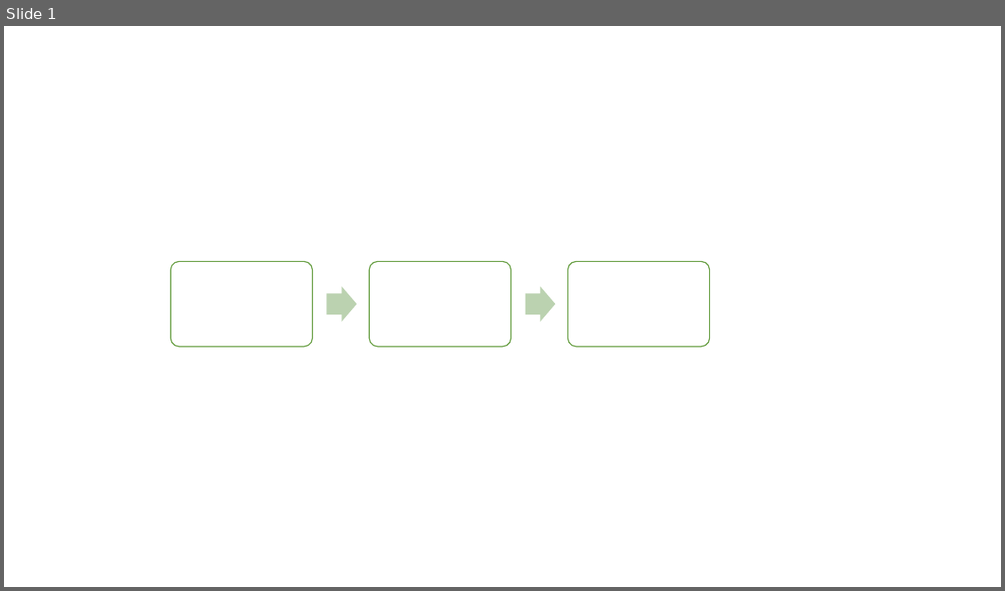
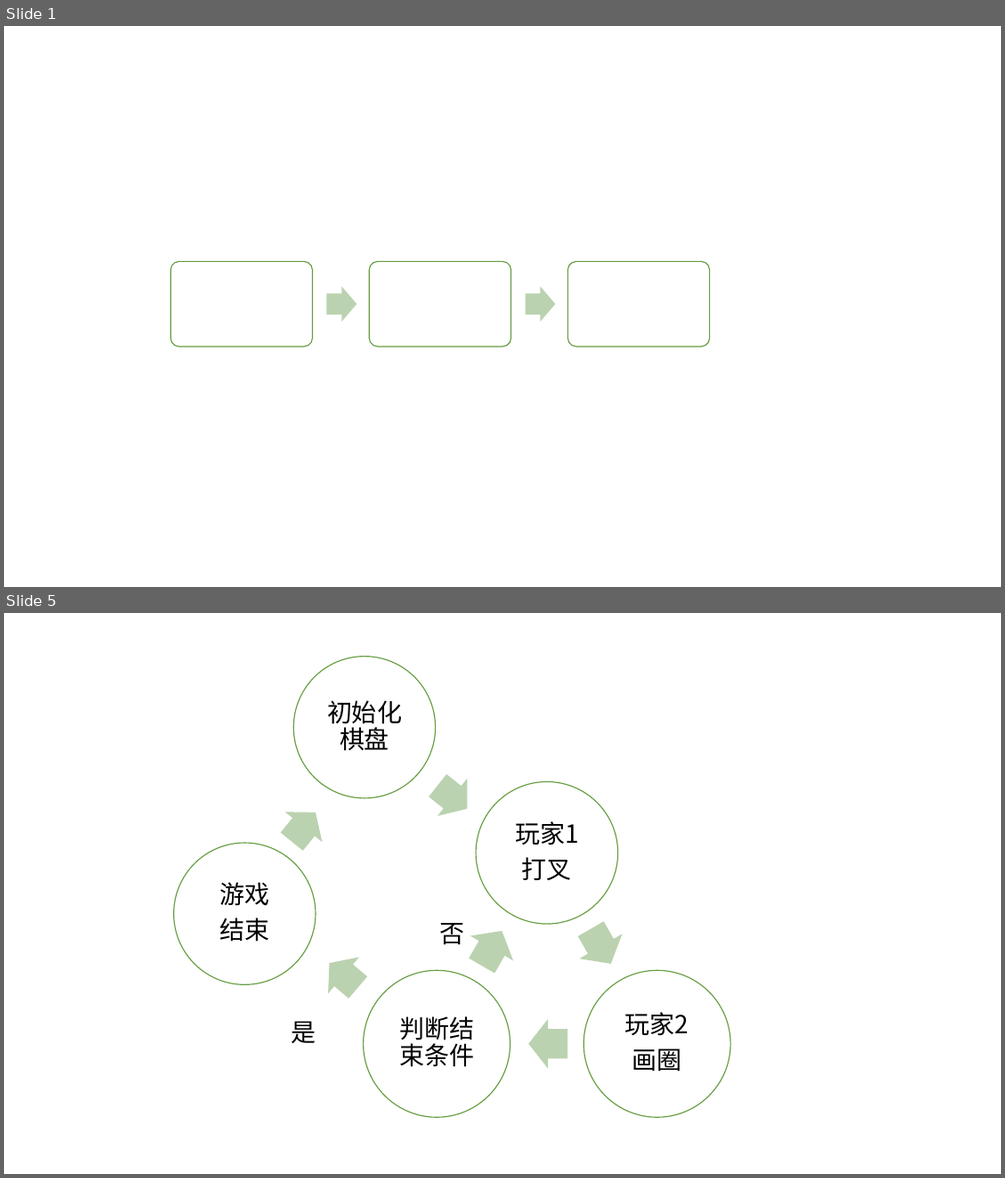
Before and after one commit to Artessay/Tic-Tac-Toe, a slide deck: doc/draw.pptx. Shown one above the other, each under a label of ours: slide 1 before the commit, slides 1 and 5 after it; the slides between them are not shown. The pictures are 1005x591 and 1005x1178 pixels, drawn with LibreOffice and Linux fonts; fonts in the diff are those of the drawing. Boxes give left, top, right and bottom in pixels: in the first picture for what was removed or moved away, otherwise in the second. Text is boxed around its words. In the diff, an @@ line names an element or a change of style, - is before the commit and + after.

```diff
--- a/doc/draw.pptx
+++ b/doc/draw.pptx
@@ slide 5 added at (x1=4, y1=613, x2=1001, y2=1174), background #FFFFFF @@
@@ ellipse added at (x1=293, y1=657, x2=436, y2=798), fill #FFFFFF, outline #669D40 1 pt @@
@@ text added at (x1=327, y1=700, x2=402, y2=751), 24 pt, text #000000 @@
+初始化棋盘
@@ right arrow added at (x1=422, y1=767, x2=481, y2=827), fill #BBD3B1 @@
@@ right arrow added at (x1=274, y1=797, x2=334, y2=857), fill #BBD3B1 @@
@@ ellipse added at (x1=174, y1=843, x2=316, y2=985), fill #FFFFFF, outline #669D40 1 pt @@
@@ text added at (x1=219, y1=882, x2=269, y2=941), 24 pt, text #000000 @@
+游戏
+结束
@@ text added at (x1=440, y1=923, x2=465, y2=945), 24 pt, text #000000 @@
+否
@@ group added at (x1=363, y1=782, x2=730, y2=1117): 3 ellipses, 3 texts, 3 right arrows @@
+玩家1
+打叉
+玩家2
+画圈
+判断结束条件
@@ right arrow added at (x1=314, y1=945, x2=373, y2=1005), fill #BBD3B1 @@
@@ text added at (x1=291, y1=1021, x2=316, y2=1043), 24 pt, text #000000 @@
+是
```
Also in this commit, not shown: 3 other slides added, 16 other files.
